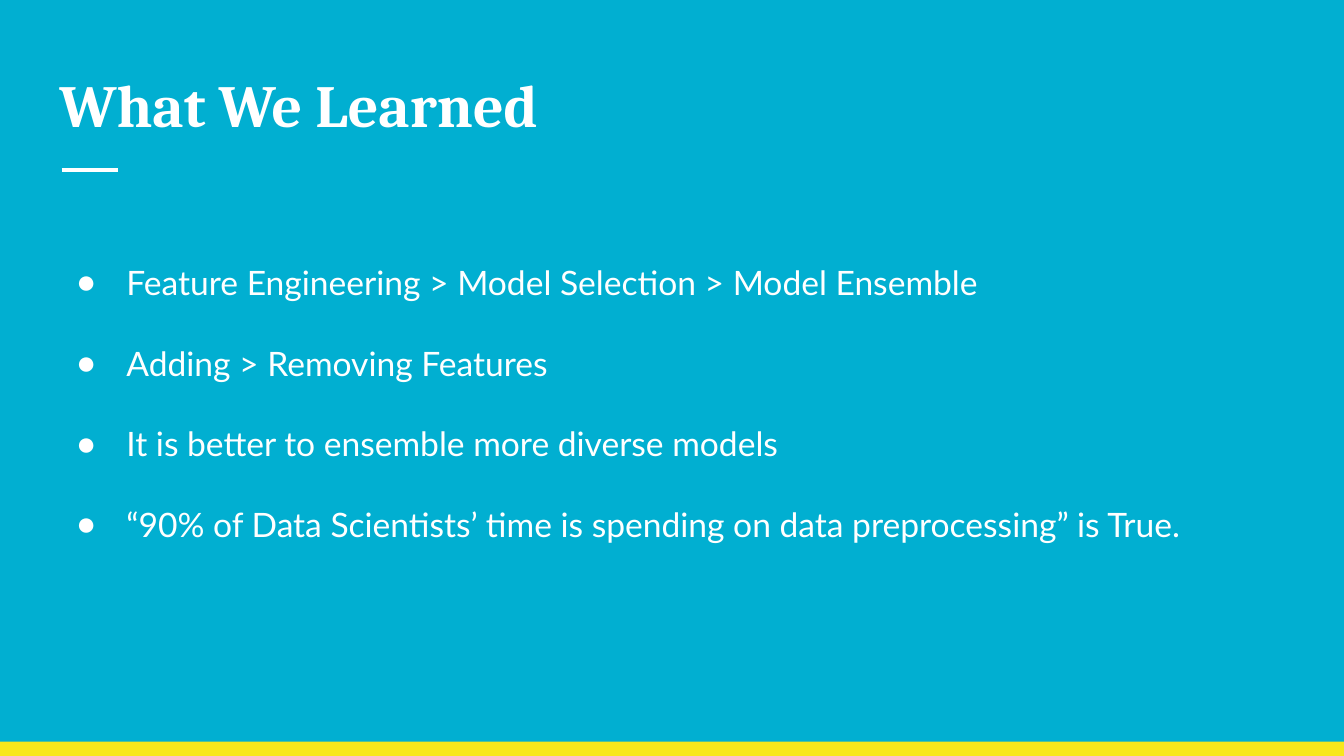
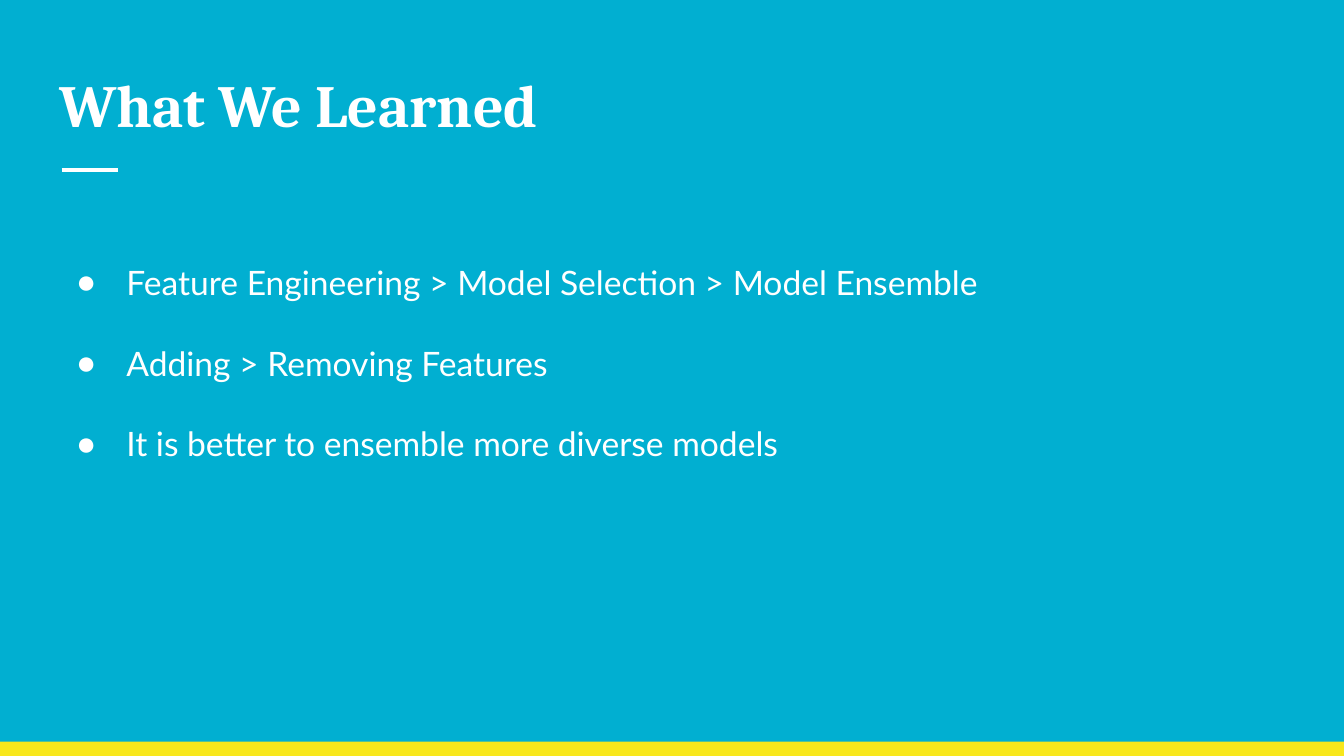
Before and after one commit to wowChelios/AmesHousing_ML, a slide deck: slide 22 of Machine Learning Project.pptx. Drawn at 1344x756 pixels with LibreOffice and Linux fonts; fonts in the diff are those of the drawing. Boxes give left, top, right and bottom in pixels: in the first picture for what was removed or moved away, otherwise in the second. Text is boxed around its words. In the diff, an @@ line names an element or a change of style, - is before the commit and + after.

Commit message:
changed ppt

```diff
--- a/Machine Learning Project.pptx
+++ b/Machine Learning Project.pptx
@@ text at (x1=126, y1=511, x2=1180, y2=543): paragraph removed @@
-● “90% of Data Scientists’ time is spending on data preprocessing” is True.
```
